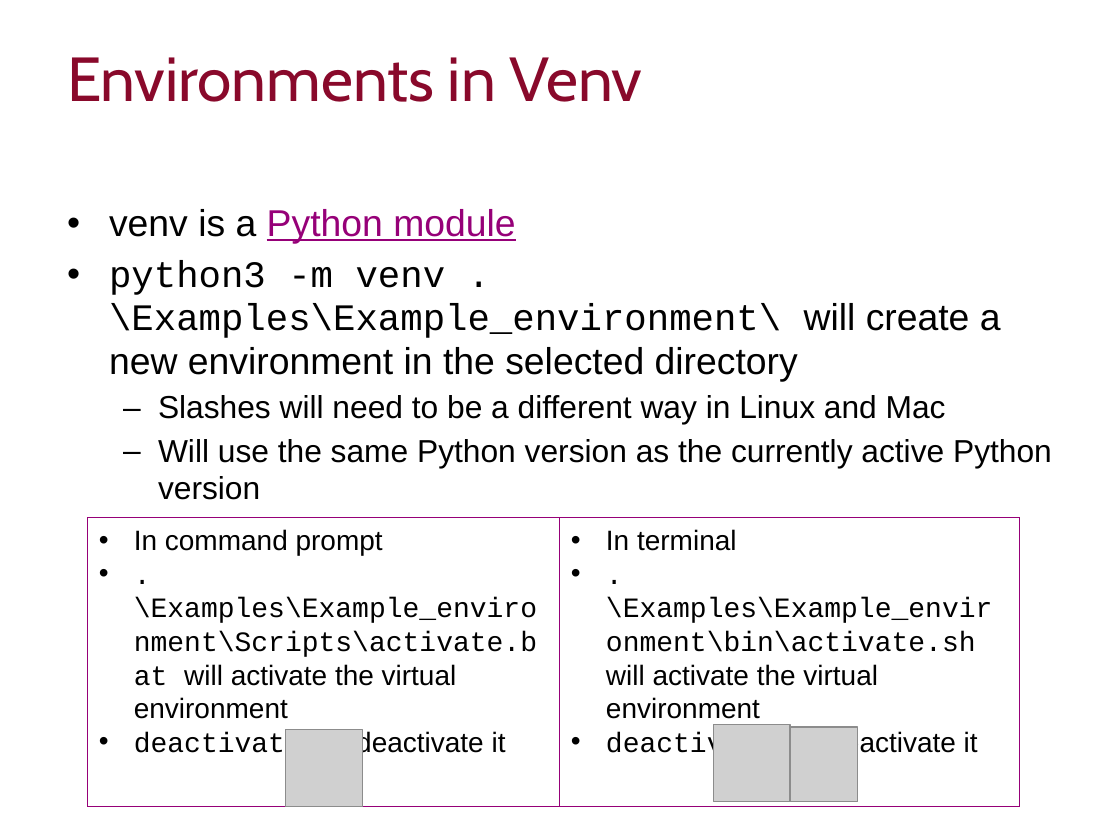
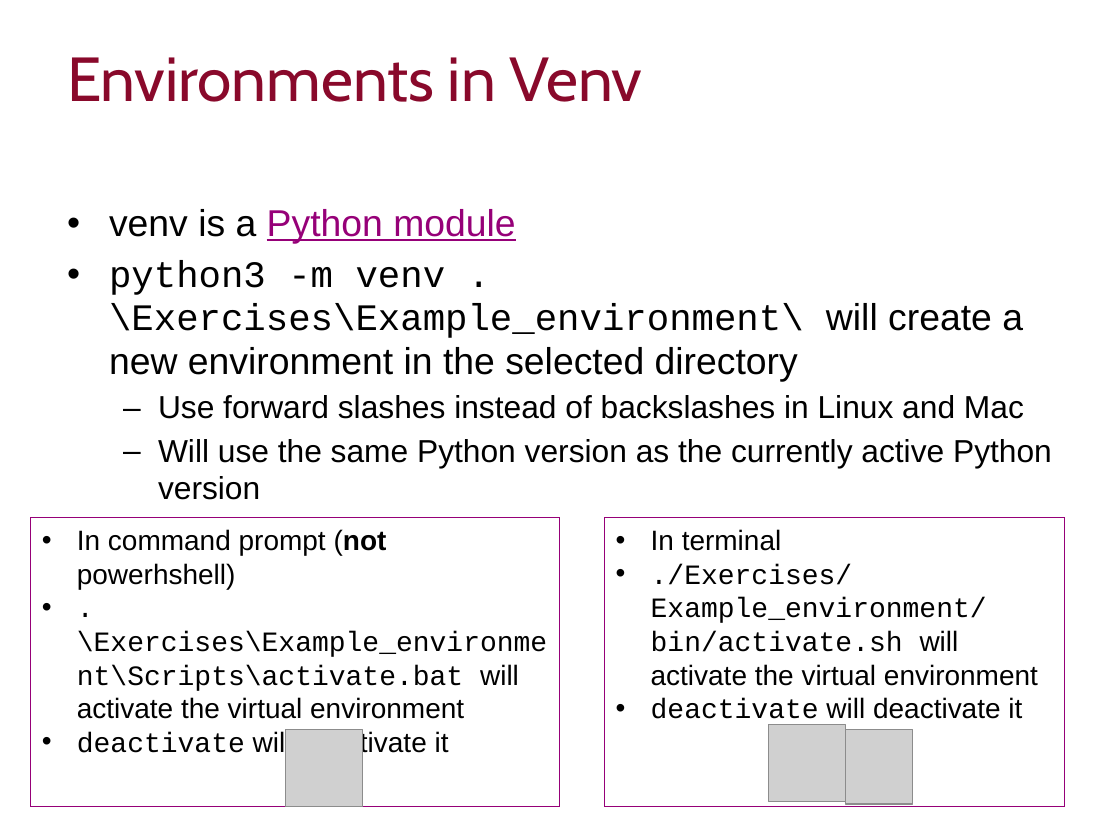
Before and after one commit to ImperialCollegeLondon/RCDS-managing-and-running-python-effectively, a slide deck: slide 10 of Managing and Running Python Effectively.pptx. Drawn at 1120x840 pixels with LibreOffice and Linux fonts; fonts in the diff are those of the drawing; grey boxes stand for pictures; background and template pictures are left out. Boxes give left, top, right and bottom in pixels: in the first picture for what was removed or moved away, otherwise in the second. Text is boxed around its words. In the diff, an @@ line names an element or a change of style, - is before the commit and + after.

```diff
--- a/Managing and Running Python Effectively.pptx
+++ b/Managing and Running Python Effectively.pptx
@@ text at (109,260,1024,419): text changed @@
-• python3 -m venv .\Examples\Example_environment\ will create a new environment in the selected directory
-  – Slashes will need to be a different way in Linux and Mac
+• python3 -m venv .\Exercises\Example_environment\ will create a new environment in the selected directory
+  – Use forward slashes instead of backslashes in Linux and Mac
@@ rectangle "In command prompt (not powerhshell)": place and size @@
-rectangle "In command prompt (not powerhshell)" at (87,517,560,806)
+rectangle "In command prompt (not powerhshell)" at (31,517,560,806)
@@ text in rectangle at (77,529,547,719): text changed; font Courier New to Arial @@
-• In command prompt
-• .\Examples\Example_environment\Scripts\activate.bat will activate the virtual environment
+• In command prompt (not powerhshell)
+• .\Exercises\Example_environment\Scripts\activate.bat will activate the virtual environment
@@ rectangle "In terminal": place and size @@
-rectangle "In terminal" at (560,517,1020,806)
+rectangle "In terminal" at (605,517,1065,806)
@@ text in rectangle at (651,564,1038,686): text changed @@
-• .\Examples\Example_environment\bin\activate.sh will activate the virtual environment
+• ./Exercises/Example_environment/bin/activate.sh will activate the virtual environment
@@ picture: place and size @@
-picture at (713,725,791,802)
+picture at (768,725,846,802)
@@ picture: place and size @@
-picture at (790,727,857,802)
+picture at (846,729,913,804)
```
Also in this commit, not shown: 5 other slides changed.
